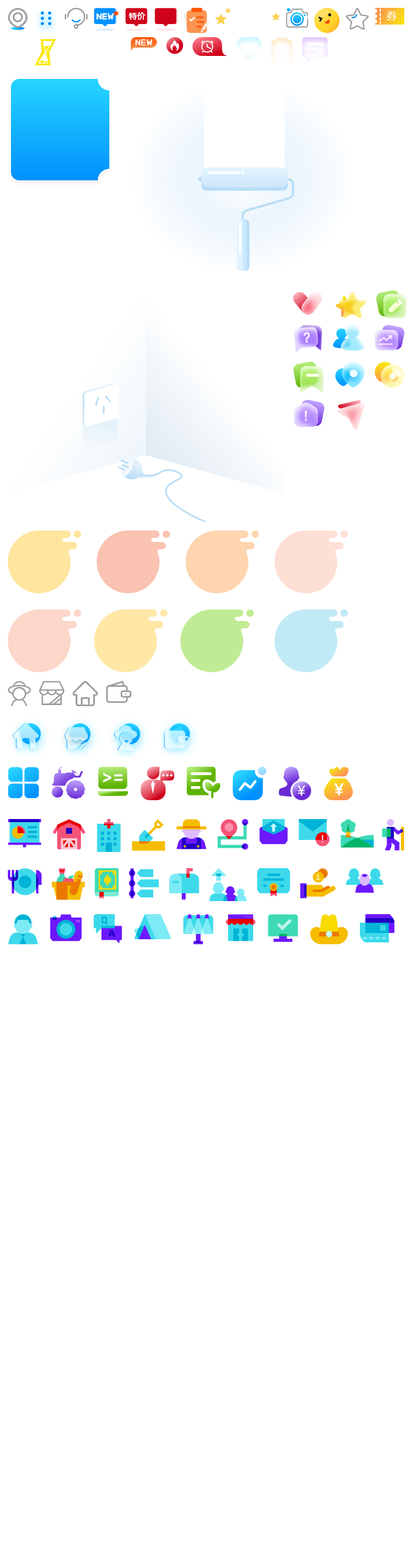
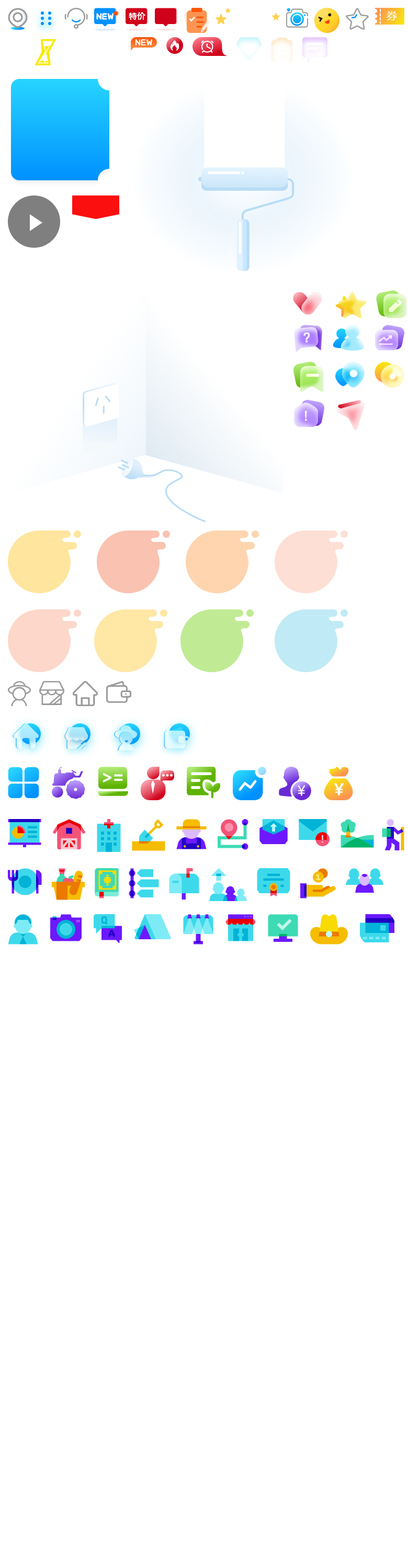
Layered file, before and after one edit (408 × 1568). Changes by layer:
added layer "图层 37" above "图层 36" over [72, 195, 120, 219]
added layer "图层 36" above "NoPath - 副本 (6).png" over [7, 195, 61, 248]
